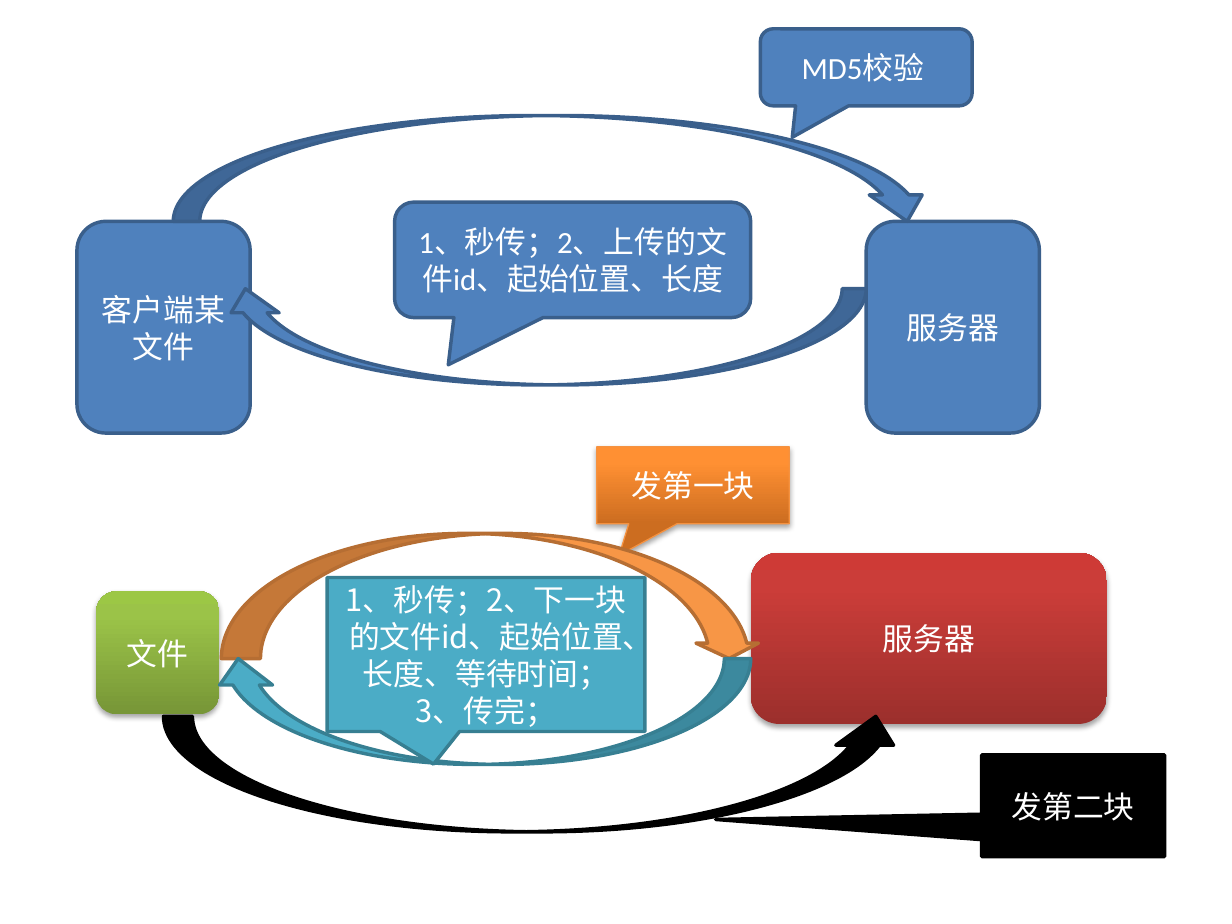
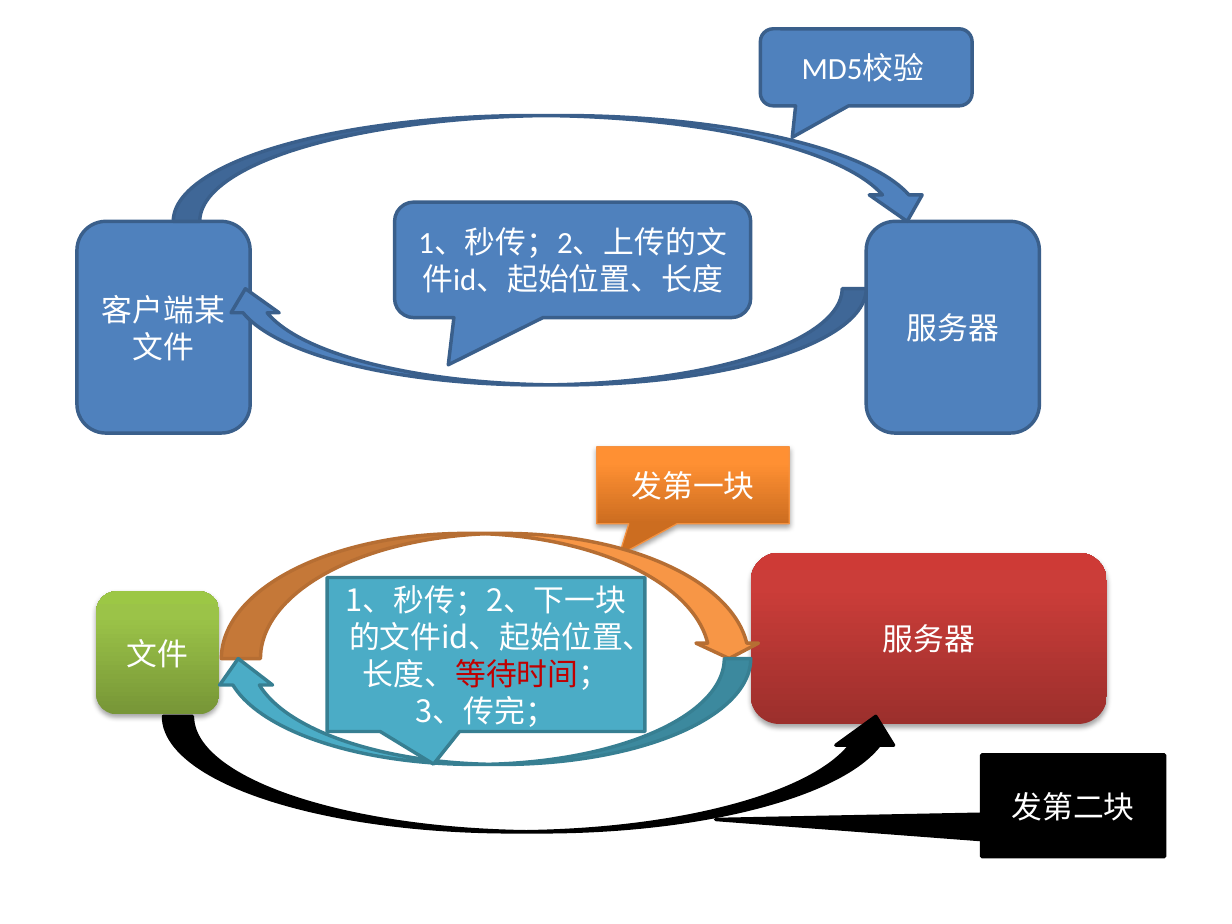
Before and after one commit to dianbaer/anyupload, a slide deck: slide 1 of anyuploadflow.pptx. Drawn at 1232x924 pixels with LibreOffice and Linux fonts; fonts in the diff are those of the drawing. Boxes give left, top, right and bottom in pixels: in the first picture for what was removed or moved away, otherwise in the second. Text is boxed around its words. In the diff, an @@ line names an element or a change of style, - is before the commit and + after.

```diff
--- a/anyuploadflow.pptx
+++ b/anyuploadflow.pptx
@@ speech box "1、秒传；2、下一块的文件id、起始位置、长度、等待时间；3、传完；" at [328,578,646,732]: text colour #FFFFFF to #C00000 in "1、秒传；2、下一块的文件id、起始位置、长度、等待时间；3、传完；" @@
```
Also in this commit, not shown: 1 other file.
